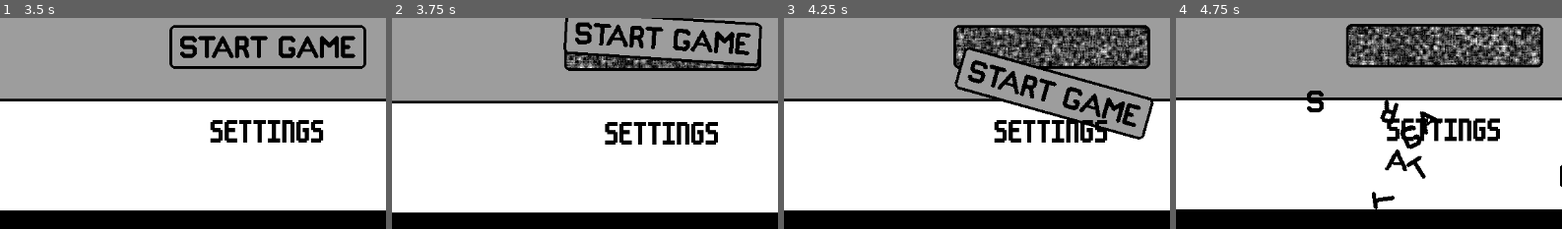
Above: before the commit, frames 1-4 (left to right).
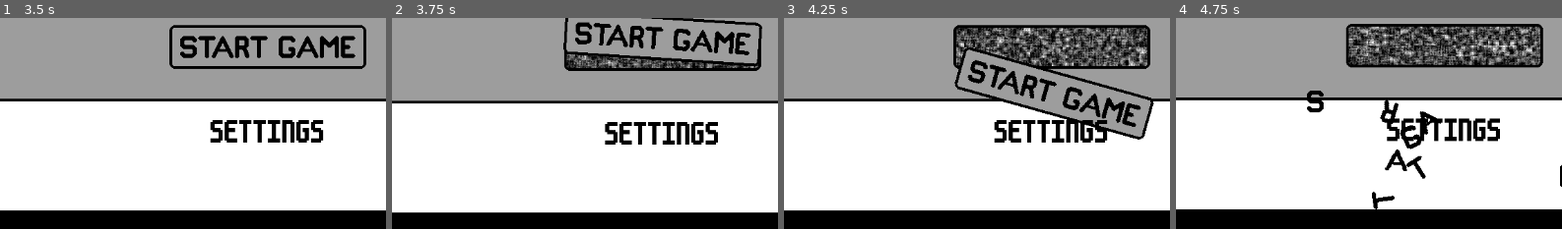
Above: after the commit, the same moments.

Repository: conor-wilson/secret-sapphire
Game: Godot game, scene res://scenes/main.tscn
The game is run twice, just before and just after one commit, with the same random seed, the same clock (stepped at 60 frames per second) and the same inputs.
Inputs (mouse positions are % of the whole screen's width and height, from its top left):
- Up to frame 1 (3.5 s): tap Enter at 0.5 s; move the mouse to (49, 38) at 0.52 s; click (49, 38) at 0.6 s; click "SETTINGS" at 1.25 s; click "BACK" at 2 s; tap Space at 2.75 s; move the mouse to (49, 38) at 2.77 s; click (49, 38) at 2.85 s
- Up to frame 2 (3.75 s): tap Enter at 3.5 s; move the mouse to (49, 56) at 3.52 s; click (49, 56) at 3.6 s
- Up to frame 3 (4.25 s): no input
- Up to frame 4 (4.75 s): move the mouse to (6, 11) at 4.27 s; click (6, 11) at 4.35 s
The pictures show only the part of the screen within x 14-64%, y 49-99%; the shares and areas given below are measured in that part.

Frame 1 is identical in both runs. In frame 2, 1.2% of the frame differs, in the area x 45-95%, y 17-24%; in frame 3, 4.9%; in frame 4, 5.8%, in the area x 44-95%, y 3-23%.

Commit message:
Expanded static-clear circle radius by one square

Diff:
--- a/let-me-play/scenes/desktop.gd
+++ b/let-me-play/scenes/desktop.gd
@@ -1,4 +1,6 @@
 extends Node2D
+
+signal tap
 
 var interactable:bool = false
 
@@ -15,6 +17,7 @@
 
 	if event.is_pressed() && event.is_action("click"):
 		_clear_circle(_get_mouse_cell_coords())
+		tap.emit()
 
 
 func _get_mouse_cell_coords() -> Vector2i:
@@ -25,34 +28,52 @@
 	)
 
 const circle_matrix_0:Array[Vector2i] = [
+									  Vector2i(-1,-3), 				   Vector2i(1,-3),
+
+	Vector2i(-3,-1),  				   				   				   				   				   Vector2i(3,-1),
+
+	Vector2i(-3, 1),  				   				   				   				   				   Vector2i(3, 1),
+
+									  Vector2i(-1, 3),  			   Vector2i(1, 3),
+]
+const circle_matrix_1:Array[Vector2i] = [
+									  				  Vector2i(0,-3),
+					 Vector2i(-2,-2), 												   Vector2i(2,-2),
+
+	Vector2i(-3, 0), 																				   Vector2i(3, 0),
+
+					 Vector2i(-2, 2), 												   Vector2i(2, 2),
+									  				  Vector2i(0, 3),
+]
+const circle_matrix_2:Array[Vector2i] = [
 					 Vector2i(-1,-2),                 Vector2i(1,-2),
 	Vector2i(-2,-1),                                                  Vector2i(2,-1),
 
 	Vector2i(-2, 1),                                                  Vector2i(2, 1),
 					 Vector2i(-1, 2),                 Vector2i(1, 2),
 ]
-const circle_matrix_1:Array[Vector2i] = [
+const circle_matrix_3:Array[Vector2i] = [
 									  Vector2i(0,-2),
 
 	Vector2i(-2, 0),                                                  Vector2i(2, 0),
 
 									  Vector2i(0, 2),
 ]
-const circle_matrix_2:Array[Vector2i] = [
+const circle_matrix_4:Array[Vector2i] = [
 
 					 Vector2i(-1,-1),                 Vector2i(1,-1),
 
 					 Vector2i(-1, 1),                 Vector2i(1, 1),
 
 ]
-const circle_matrix_3:Array[Vector2i] = [
+const circle_matrix_5:Array[Vector2i] = [
 
 									  Vector2i(0,-1),
 					 Vector2i(-1, 0),                 Vector2i(1, 0),
 									  Vector2i(0, 1),
 
 ]
-const circle_matrix_4:Array[Vector2i] = [
+const circle_matrix_6:Array[Vector2i] = [
 
 
 									  Vector2i(0, 0),
@@ -60,11 +81,13 @@
 
 ]
 const circle_matrix_full:Array[Vector2i] = [
-					 Vector2i(-1,-2), Vector2i(0,-2), Vector2i(1,-2),
-	Vector2i(-2,-1), Vector2i(-1,-1), Vector2i(0,-1), Vector2i(1,-1), Vector2i(2,-1),
-	Vector2i(-2, 0), Vector2i(-1, 0), Vector2i(0, 0), Vector2i(1, 0), Vector2i(2, 0),
-	Vector2i(-2, 1), Vector2i(-1, 1), Vector2i(0, 1), Vector2i(1, 1), Vector2i(2, 1),
-					 Vector2i(-1, 2), Vector2i(0, 2), Vector2i(1, 2),
+									  Vector2i(-1,-3), Vector2i(0,-3), Vector2i(1,-3),
+					 Vector2i(-2,-2), Vector2i(-1,-2), Vector2i(0,-2), Vector2i(1,-2), Vector2i(2,-2),
+	Vector2i(-3,-1), Vector2i(-2,-1), Vector2i(-1,-1), Vector2i(0,-1), Vector2i(1,-1), Vector2i(2,-1), Vector2i(3,-1),
+	Vector2i(-3, 0), Vector2i(-2, 0), Vector2i(-1, 0), Vector2i(0, 0), Vector2i(1, 0), Vector2i(2, 0), Vector2i(3, 0),
+	Vector2i(-3, 1), Vector2i(-2, 1), Vector2i(-1, 1), Vector2i(0, 1), Vector2i(1, 1), Vector2i(2, 1), Vector2i(3, 1),
+					 Vector2i(-2, 2), Vector2i(-1, 2), Vector2i(0, 2), Vector2i(1, 2), Vector2i(2, 2),
+									  Vector2i(-1, 3), Vector2i(0, 3), Vector2i(1, 3),
 ]
 
 # _clear_circle clears a circle of static centred at the provided origin point,
@@ -75,6 +98,12 @@
 func _clear_circle(origin:Vector2i):
 
 	# Clear static in a circle
+	for coords in circle_matrix_6:
+		$Static.erase_cell(coords+origin)
+	#await get_tree().create_timer(0.02).timeout
+	for coords in circle_matrix_5:
+		$Static.erase_cell(coords+origin)
+	await get_tree().create_timer(0.02).timeout
 	for coords in circle_matrix_4:
 		$Static.erase_cell(coords+origin)
 	#await get_tree().create_timer(0.02).timeout
@@ -107,3 +136,9 @@
 	for coords in circle_matrix_4:
 		$Static.set_cell(coords+origin, 1, Vector2i(0,randi_range(0,1)), randi_range(1,8))
 	await get_tree().create_timer(0.02).timeout
+	for coords in circle_matrix_5:
+		$Static.set_cell(coords+origin, 1, Vector2i(0,randi_range(0,1)), randi_range(1,8))
+	await get_tree().create_timer(0.02).timeout
+	for coords in circle_matrix_6:
+		$Static.set_cell(coords+origin, 1, Vector2i(0,randi_range(0,1)), randi_range(1,8))
+	await get_tree().create_timer(0.02).timeout
